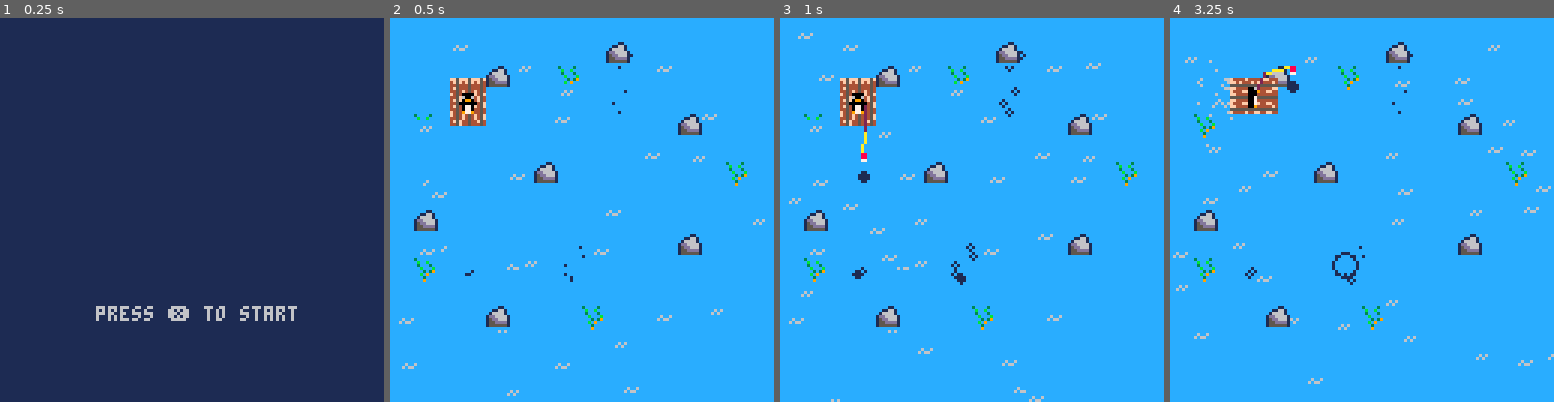
Above: before the commit, frames 1-4 (left to right).
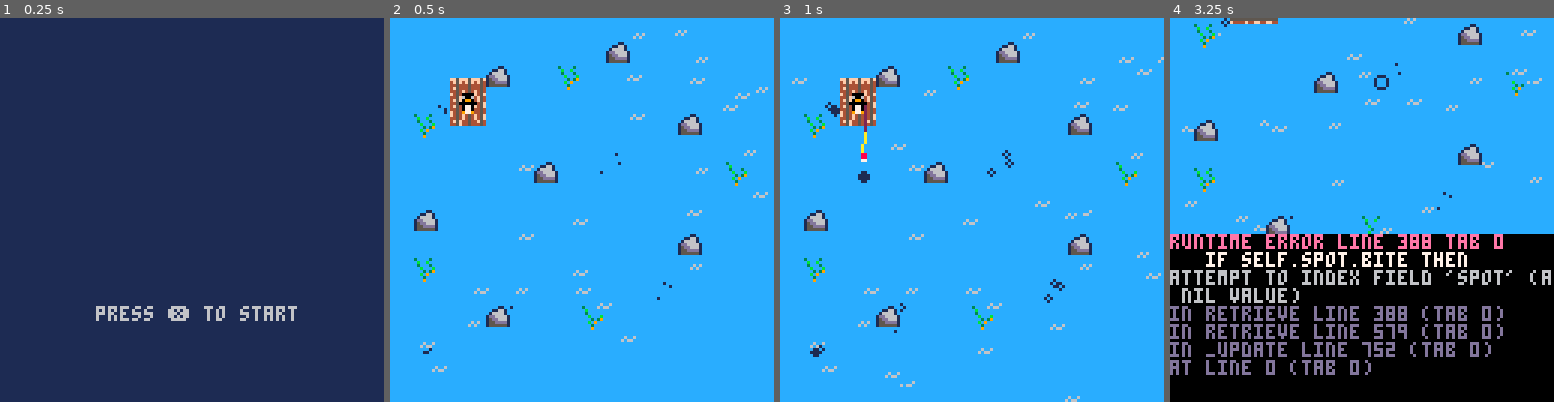
Above: after the commit, the same moments.

Repository: camirmas/carts
Game: PICO-8 cartridge projects/jam.p8
Two runs of this game, one before a commit and one after it. Both use one fixed random seed, a clock stepped at 60 frames per second and the inputs below.
Inputs:
- Up to frame 1 (0.25 s): no input
- Up to frame 2 (0.5 s): tap X (X key) at 0.33 s
- Up to frame 3 (1 s): tap O (Z key) at 0.7 s
- Up to frame 4 (3.25 s): tap X (X key) at 1.07, 1.85, 2.97 s; hold Right 1.6-2.1 s; tap O (Z key) every 0.4 s from 1.7 to 2.9 s; hold Up 2.15-2.42 s; hold Right 2.47-3.03 s; hold Left from 3.08 s (still down)

Frame 1 is identical in both runs. In frame 2, 1.7% of the frame differs, in the area x 2-99%, y 3-99%; in frame 3, 2.6%; in frame 4, 50%, in the area x 0-100%, y 0-100%.
Error after the commit: runtime error line 388 tab 0; if self.spot.bite then; attempt to index field 'spot' (a nil value)

Commit message:
Fish selection and junk fishing

Diff:
--- a/projects/jam.p8
+++ b/projects/jam.p8
@@ -21,33 +21,76 @@
 n_waves_max = 30
 n_fishing_spots = 5
 
-t_bite_max = 5 * 30 -- max sec to wait before a bite
+time_to_bite_max = 5 * 30 -- max sec to wait before a bite
 
 fishing_spots = {}
 waves = {}
 objects = {}
 boat_particles = {}
 
+fish = {
+	sardine = {
+		k = 32,
+		rarity = "common",
+	},
+	salmon = {
+		k = 33,
+		rarity = "rare",
+	}
+}
+
+junk = {
+	metal = {
+		k = 37,
+	},
+	wood = {
+		k = 38,
+	}
+}
+
 -- map regions
 regions = {
-	start = 0,
+	start = {
+		fish = {fish.sardine, fish.salmon},
+		junk = {junk.metal, junk.wood}
+	},
 	island = 1,
 	ice = 2,
 	junk = 3
 }
 
--- fish
-fish = {
-	sardine = {
-		k = 32,
-		rarity = "common",
-		regions = {regions.start},
-	}
-}
+function get_region(x, y)
+    -- Define the quadrant boundaries
+    local half_width = 128 * 8 / 2
+    local half_height = 32 * 8 / 2
+
+    -- Determine the quadrant based on x, y location
+    if x < half_width and y < half_height then
+		-- top left
+        return regions.start
+    elseif x >= half_width and y < half_height then
+		-- top right
+        return regions.island
+    elseif x < half_width and y >= half_height then
+		-- bottom left
+        return regions.ice
+    else
+		-- bottom right
+        return regions.junk
+    end
+end
+
+function sample(l)
+	return l[flr(rnd(#l)+1)]
+end
 
 function draw_hitbox(obj)
 	if debug_hitbox then
-		rect(obj.x + obj.hitbox.x, obj.y + obj.hitbox.y, obj.x + obj.hitbox.x + obj.hitbox.w, obj.y + obj.hitbox.y + obj.hitbox.h, 11)
+		rect(
+			obj.x + obj.hitbox.x, obj.y + obj.hitbox.y,
+			obj.x + obj.hitbox.x + obj.hitbox.w, obj.y + obj.hitbox.y + obj.hitbox.h,
+			11
+		)
 	end
 end
 
@@ -98,7 +141,7 @@
 			t = 0, -- time alive
 
 			update = function(self)
-				self.t = self.t + 1
+				self.t += 1
 
 				if self.t >= self.lifetime then
 					del(boat_particles, self)
@@ -106,11 +149,11 @@
 				end
 
 				if self.x ~= 0 then
-					self.x = self.x + self.vx
-					self.y = self.y + self.vy * cos(self.t)
+					self.x += self.vx
+					self.y += self.vy * cos(self.t)
 				elseif self.y ~= 0 then
-					self.x = self.x + self.vx * cos(self.t)
-					self.y = self.y + self.vy
+					self.x += self.vx * cos(self.t)
+					self.y += self.vy
 				end
 			end,
 
@@ -120,89 +163,6 @@
 		}
 
 		add(boat_particles, particle)
-	end
-end
-
-function create_fishing_spots()
-	for i=1,n_fishing_spots do
-		x = flr(rnd(128))
-		y = flr(rnd(128))
-		local lifetime = rnd(30 * 20)
-
-		local spot = {
-			x = x,
-			y = y,
-			hitbox = {x=-8, y=-8, w=16, h=16},
-			t = lifetime, -- time remaining
-			t_bite = 0,
-			bite = false,
-			bubbles = {},
-
-			set_hook = function(self, hook)
-				self.bite = false
-				self.hook = hook
-				self.t_bite = min(rnd(t_bite_max), self.t)
-			end,
-
-			update = function(self)
-				self.t = self.t - 1
-
-				if self.hook ~= nil then
-					if self.t_bite > 0 then
-						self.t_bite = self.t_bite - 1
-					elseif not (self.hook.bite or self.hook.caught) then
-						sfx(3)
-						self.hook.bite = true
-						self.hook.bite_start = time()
-					end
-				end
-
-				if (self.t <= 0) then
-					self.hook = nil
-					del(fishing_spots, self)
-				end
-
-				for bubble in all(self.bubbles) do
-					bubble:update()
-				end
-			end,
-
-			draw = function(self)
-				for bubble in all(self.bubbles) do
-					bubble:draw()
-				end
-
-				draw_hitbox(self)
-			end
-		}
-		local n_bubbles = max(3, flr(rnd(6)))
-		for i=1,n_bubbles do
-			local bubble = {
-				x = spot.x + 2 * gauss_rng(),
-				y = spot.y + 2 * gauss_rng(),
-				r_max = max(2, 2.7 * gauss_rng()),
-				dr = .1,
-				r = 0,
-
-				update = function(self)
-					local nr = self.r + self.dr
-
-					if nr >= self.r_max then
-						self.r = 0
-						self.r_max = max(2, 2.7 * gauss_rng())
-					else
-						self.r = nr
-					end
-				end,
-
-				draw = function(self)
-					circ(self.x, self.y, self.r, 1)
-				end
-			}
-			add(spot.bubbles, bubble)
-		end
-
-		add(fishing_spots, spot)
 	end
 end
 
@@ -217,7 +177,7 @@
 			t = 0, -- time alive
 
 			update = function(self)
-				self.t = self.t + 1
+				self.t += 1
 
 				if (self.t >= self.lifetime) del(waves, self)
 			end,
@@ -246,7 +206,7 @@
 				self.r = 0
 				self.wait_time = wait_frames
 			elseif self.wait_time > 0 then
-				self.wait_time = self.wait_time - 1
+				self.wait_time -= 1
 			else
 				self.r = min(self.r + dr, r_max)
 			end
@@ -260,6 +220,148 @@
 	}
 
 	return splash
+end
+
+
+function create_fishing_spot(x, y, is_junk)
+	x = x or flr(rnd(128))
+	y = y or flr(rnd(128))
+	local lifetime = rnd(30 * 20)
+
+	local spot = {
+		x = x,
+		y = y,
+		region = get_region(x, y),
+		hitbox = {x=-8, y=-8, w=16, h=16},
+		t = lifetime, -- time remaining
+		time_to_bite = 0, -- time until bite
+		is_junk = is_junk, -- is this a junk spot
+		bite = false,
+		bite_start = nil, -- when the bite started
+		bubbles = {},
+
+		set_hook = function(self, hook)
+			self.bite = false
+			if (hook ~= nil) self.hook = hook
+			self.time_to_bite = min(rnd(time_to_bite_max), self.t)
+		end,
+
+		check_catch = function(self)
+			local dt = time() - self.bite_start
+
+			if self.is_junk then
+				-- check junk catch
+				if 	dt < .68 then
+					local j = sample(self.region.junk)
+					return j
+				end
+
+				-- no matter what, we delete the junk spot
+				del(fishing_spots, self)
+			else
+				-- check fish catch
+				local f
+				if dt < .34 then
+					-- extra roll for rare
+					if rnd() > .5 then
+						-- rare
+						f = sample(self.region.fish)
+					else
+						-- common
+						f = sample(self.region.fish)
+					end
+				elseif dt < .68 then
+					-- common
+					f = sample(self.region.fish)
+				else
+					-- missed, start new bite countdown
+					self:set_hook()
+				end
+
+				return f
+			end
+		end,
+
+		update = function(self)
+			self.t -= 1
+
+			if self.hook ~= nil then
+				if self.time_to_bite > 0 then
+					self.time_to_bite -= 1
+				elseif not (self.bite or self.hook.caught) then
+					sfx(3)
+					self.bite = true
+					self.bite_start = time()
+				end
+			end
+
+			if (self.t <= 0) then
+				self.hook = nil
+				del(fishing_spots, self)
+			end
+
+			for bubble in all(self.bubbles) do
+				bubble:update()
+			end
+
+			if self.bite then
+				local dt = time() - self.bite_start
+				-- debug = "dt: " .. dt
+
+				if dt >= 0.68 then
+					debug = "Missed!"
+					self.bite = false
+					self:set_hook()
+				end
+			end
+		end,
+
+		draw = function(self)
+			for bubble in all(self.bubbles) do
+				bubble:draw()
+			end
+
+			draw_hitbox(self)
+		end
+	}
+
+	-- don't go further and make bubbles if fishing for junk
+	if (is_junk) return spot
+
+	local n_bubbles = max(3, flr(rnd(6)))
+	for i=1,n_bubbles do
+		local bubble = {
+			x = spot.x + 2 * gauss_rng(),
+			y = spot.y + 2 * gauss_rng(),
+			r_max = max(2, 2.7 * gauss_rng()),
+			dr = .1,
+			r = 0,
+
+			update = function(self)
+				local nr = self.r + self.dr
+
+				if nr >= self.r_max then
+					self.r = 0
+					self.r_max = max(2, 2.7 * gauss_rng())
+				else
+					self.r = nr
+				end
+			end,
+
+			draw = function(self)
+				circ(self.x, self.y, self.r, 1)
+			end
+		}
+		add(spot.bubbles, bubble)
+	end
+
+	add(fishing_spots, spot)
+end
+
+function create_fishing_spots()
+	for i=1,n_fishing_spots do
+		create_fishing_spot()
+	end
 end
 
 function create_hook(start, dir)
@@ -283,33 +385,15 @@
 		k = k_hook,
 		splash = nil,
 		spot = nil,
-		bite_start = nil,
-		bite = false,
 		caught = nil,
 
 		retrieve = function(self)
-			if self.bite then
-				-- check fish catch
-				local dt = time() - self.bite_start
-
-				if dt < .34 then
-					-- extra roll for rare
-					if rnd() > .5 then
-						-- rare
-						self.caught = fish.sardine
-					else
-						-- common
-						self.caught = fish.sardine
-					end
-				elseif dt < .68 then
-					-- common
-					self.caught = fish.sardine
-				else
-					self.bite = false
-					self.spot:set_hook(self)
-				end
-
-				self.bite = false
+			if self.spot.bite then
+				local fish = self.spot:check_catch()
+
+				if fish ~= nil then
+					self.caught = fish
+				end
 			end
 
 			self.spot = nil
@@ -322,8 +406,8 @@
 				-- apply physics
 
 				self.z = z
-				self.x = self.x + 1.5 * self.dir.x
-				self.y = self.y + 1.5 * self.dir.y
+				self.x += 1.5 * self.dir.x
+				self.y += 1.5 * self.dir.y
 
 				-- apply user control for rod
 
@@ -335,8 +419,8 @@
 				if (btn(k_down)) dy = 1
 				if (btn(k_up)) dy = -1
 
-				if (self.dir.x ~= dx) self.x = self.x + dx
-				if (self.dir.y ~= dy) self.y = self.y + dy
+				if (self.dir.x ~= dx) self.x += dx
+				if (self.dir.y ~= dy) self.y += dy
 			else
 				if self.splash == nil then
 					sfx(6)
@@ -353,23 +437,18 @@
 					end
 				end
 
-				if spot_found ~= nil then
+				if spot_found == nil then
+					-- fish for junk
+					self.spot = create_fishing_spot(self.x, self.y, true)
+					add(fishing_spots, self.spot)
+					self.spot:set_hook(self)
+				else
 					if self.spot == nil then
 						self.spot = spot_found
 						self.spot:set_hook(self)
 					end
 				end
 
-				if self.bite then
-					local dt = time() - self.bite_start
-					-- debug = "dt: " .. dt
-
-					if dt > 0.68 then
-						debug = "Missed!"
-						self.bite = false
-						self.spot:set_hook(self)
-					end
-				end
 			end
 		end,
 
@@ -568,7 +647,7 @@
 			player:move(self.dir.x * self.spd.x, self.dir.y * self.spd.y)
 
 			if self.info_timer > 0 then
-				self.info_timer = self.info_timer - 1
+				self.info_timer -= 1
 			end
 		end,
 
@@ -594,14 +673,14 @@
 			palt(0, true)
 			palt(11, false)
 
-			-- draw fishing bite alert
-			if self.hook ~= nil and self.hook.spot ~= nil and self.hook.bite then
-				spr(k_alert, p.x + 2, p.y - 6)
-			end
-
 			-- draw info spr
 			if self.info_spr ~= nil and self.info_timer > 0 then
 				spr(self.info_spr, p.x + 2, p.y - 6)
+			end
+
+			-- draw fishing bite alert
+			if self.hook ~= nil and self.hook.spot ~= nil and self.hook.spot.bite then
+				spr(k_alert, p.x + 2, p.y - 6)
 			end
 
 			-- draw hitbox (debug)
@@ -627,8 +706,8 @@
         k = k,
         hitbox = {x=0, y=0, w=8, h=8},
         move = function(self, dx, dy)
-            self.x = self.x + dx
-            self.y = self.y + dy
+            self.x += dx
+            self.y += dy
         end,
         draw = function(self)
             spr(self.k, self.x, self.y)
@@ -766,12 +845,14 @@
 00000000ccccccccc6c66ccc155dddd1ccbc9ccc5950000000000000445444544454000000000000000000000001100000000000000000000000000000000000
 00000000cccccccccccccccc15555551ccc3cccc55500000000000004f5f4f5f4f54000000000000000000000000000000000000000000000000000000000000
 00000000ccccccccccccccccccccccccccc9cccc0000000000000000ff5fff5fff5f000000000000000000000000000000000000000000000000000000000000
-00000000000000000090090080900908000000000000000000000000000000000000000000000000000000000000000000000000000000000000000000000000
-00000000000000008080080880800808000000000000000000000000000000000000000000000000000000000000000000000000000000000000000000000000
-1d01dd70000000008088880888888888000000000000000000000000000000000000000000000000000000000000000000000000000000000000000000000000
-01dddddd00000000088ee880008ee800000000000000000000000000000000000000000000000000000000000000000000000000000000000000000000000000
-01dddddd000000008088880808888880000000000000000000000000000000000000000000000000000000000000000000000000000000000000000000000000
-1d01ddd0000000000800008080800808000000000000000000000000000000000000000000000000000000000000000000000000000000000000000000000000
+1000000000000000009009008090090800000000d500000045000000b3000000555555555555500005aa90005555555500000000000000000000000000000000
+01170000000000008080080880800808000000006d500000f4500000fb30000054464445564650005aaaa9005d7777d500000000000000000000000000000000
+011100001101179080888808888888880000000006d500000f4500000fb3000054444645544450005aaaa900d1dccd1d00000000000000000000000000000000
+10000000d1111771088ee880008ee80000000000006d500000f4500000fb3000564646455464500005aa90005deeeed500000000000000000000000000000000
+00000000011111118088880808888880000000000006d500000f4500000fb3005646444555555000000000005555555500000000000000000000000000000000
+0000000011d1111d08000080808008080000000000006d500000f4500000fb305646464500000000000000000000000000000000000000000000000000000000
+00000000dd0dddd0000000000000000000000000000007d500000f4500000fb35644444500000000000000000000000000000000000000000000000000000000
+00000000000000000000000000000000000000000000007d000000f4000000fb5555555500000000000000000000000000000000000000000000000000000000
 __gff__
 0000000000000000000000000000000000000001000000000000000000000000000000000000000000000000000000000000000000000000000000000000000000000000000000000000000000000000000000000000000000000000000000000000000000000000000000000000000000000000000000000000000000000000
 0000000000000000000000000000000000000000000000000000000000000000000000000000000000000000000000000000000000000000000000000000000000000000000000000000000000000000000000000000000000000000000000000000000000000000000000000000000000000000000000000000000000000000
Not shown, changed: the sound effects (__sfx__) section of projects/jam.p8
